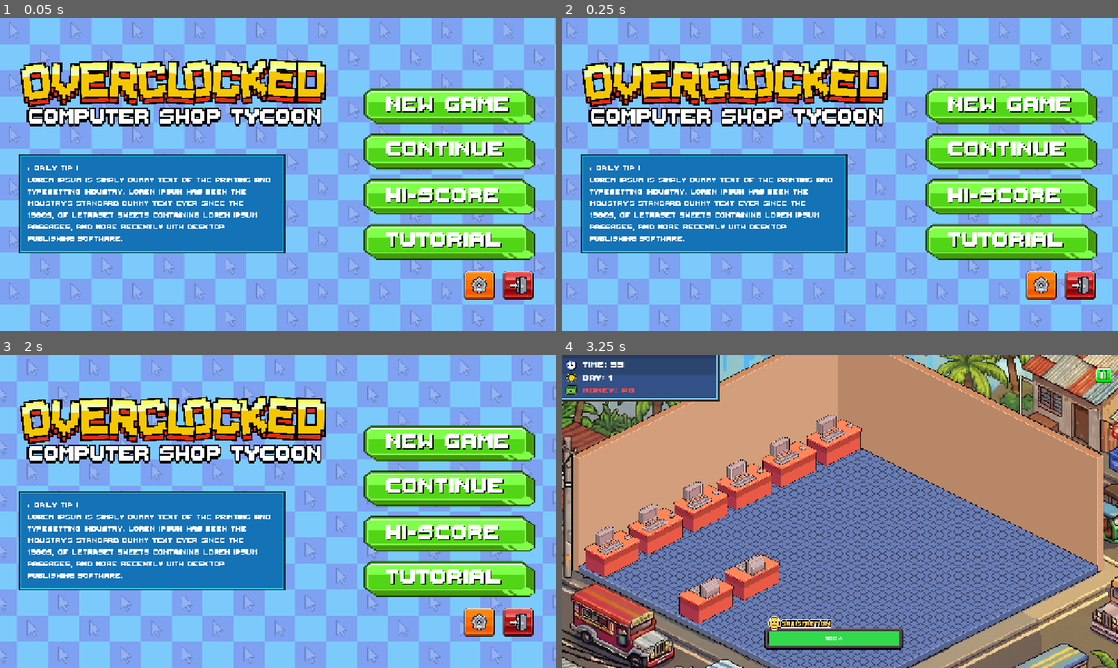
Above: before the commit, frames 1-4 (two rows, left to right).
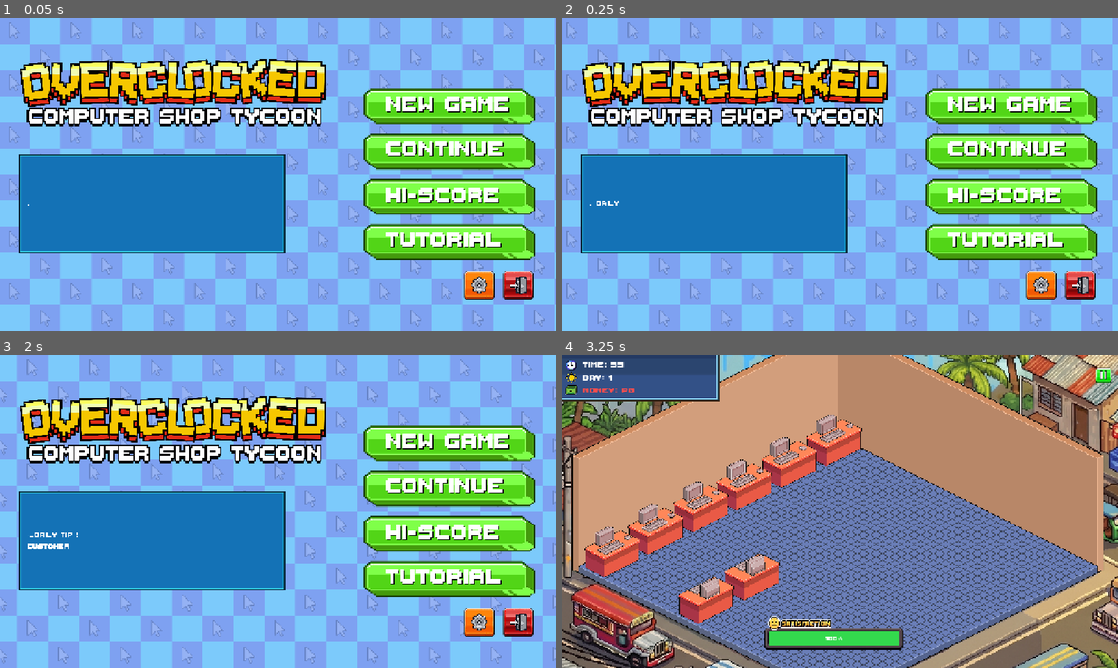
Above: after the commit, the same moments.

Repository: vinnyy-ph/gvd-project-overclocked
Game: Godot game, scene res://ui/main_menu_v2/MainMenuV2.tscn
Two runs of this game, one before a commit and one after it. Both use one fixed random seed, a clock stepped at 60 frames per second and the inputs below. Sound files missing from this copy of the repository are replaced by a short silence.
Inputs (mouse positions are in pixels of both pictures, inside the frame that each line leads up to):
- Up to frame 1 (0.05 s): no input
- Up to frame 2 (0.25 s): no input
- Up to frame 3 (2 s): click (478, 621) at 0.5 s; click "Back" at 1.25 s
- Up to frame 4 (3.25 s): click (1012, 442) at 2 s; click (834, 445) at 2.77 s

The runs differ from the first frame. In frame 1, 2.0% of the frame differs, in the area x 5-49%, y 47-72%; in frame 2, 2.0%; in frame 3, 2.2%; in frame 4, nothing differs.

Commit message:
Add profile selection UI, assets, and daily tips
Adds new UI and assets: imports PixelifySans font variants and several UI textures (return, guide, slot_container) with their .import metadata. Introduces a new ProfileSelection scene and script (profile_selection.tscn, profile_selection.gd, profile_selection.gd.uid) to display selectable save slots. Enhances main_menu_v2.gd by starting shop BGM and implementing a cycling "Daily Tip" system with a typewriter tween and timed display. Also removes an unused property (every_pc_unlocked) from shop_floor_scrollable.tscn.

Diff:
--- a/core/shop_floor/shop_floor_scrollable.tscn
+++ b/core/shop_floor/shop_floor_scrollable.tscn
@@ -69,7 +69,6 @@
 [sub_resource type="StyleBoxEmpty" id="StyleBoxEmpty_ghd6s"]
 
 [node name="ShopFloorScrollable" type="Node2D" unique_id=104881244]
-every_pc_unlocked = false
 script = ExtResource("1_q7epe")
 
 [node name="World" type="Node2D" parent="." unique_id=495853787]
--- a/ui/main_menu_v2/main_menu_v_2.gd
+++ b/ui/main_menu_v2/main_menu_v_2.gd
@@ -1,10 +1,66 @@
 extends Control
+
+@onready var daily_tip_label: Label = $DailyTip/MarginContainer/DailyTipText
+
+var tips: Array = [
+	"Customer satisfaction is the lifeblood of your business. Happy customers are more likely to accept higher repair costs and will frequently return with more lucrative projects. Always prioritize quality service to maintain a high reputation and ensure long-term profitability.",
+	"Keep a very close eye on your daily expenses. Rent and electricity bills are fixed costs that add up quickly regardless of how many customers you serve. Efficiently managing your time and resources is the only way to stay in the green and avoid a surprise bankruptcy.",
+	"Expanding your shop space is a critical long-term investment. While it costs a significant amount upfront, having more workbenches allows you to handle multiple customers simultaneously. Don't let your business stagnate—growth is necessary to handle the increasing complexity of modern tech.",
+	"Thermal paste might seem like a small detail, but it is absolutely essential for efficient heat transfer between the CPU and its cooler. Over time, old paste dries out and loses its effectiveness, leading to thermal throttling and eventual hardware failure. Always use high-quality compound!",
+	"Good cable management is about more than just aesthetics; it's a vital part of system maintenance. Tidy cables allow for unobstructed airflow throughout the chassis, which keeps internal temperatures low and extends the lifespan of every component inside the computer.",
+	"Malware is becoming increasingly sophisticated and can hide in system files or even the boot sector. When a customer reports 'slow performance' or 'weird pop-ups,' don't just delete a few files. Perform a comprehensive deep scan to ensure the entire system is truly clean and secure.",
+	"Data is often more valuable than the hardware it sits on. Always advise your customers on the importance of regular backups to external drives or cloud storage. A catastrophic hard drive failure is much easier to handle when you can simply restore a recent image rather than attempting recovery.",
+	"The BSOD (Blue Screen of Death) is a critical system error that indicates a serious problem with either your hardware or your drivers. To fix it, you'll need to analyze the stop code, check for recent changes, and systematically test your components to find the specific root cause of the instability.",
+	"Networking issues are frequently caused by simple physical layer failures. Before you start reconfiguring complex IP settings or resetting the router, always check for loose Ethernet cables, damaged ports, or local interference that might be disrupting the signal. Start simple, then move up.",
+	"Overclocking can provide a significant performance boost for free, but it also generates massive amounts of extra heat and can lead to system instability. Always monitor your temperatures closely and use stress-testing software to ensure your new clock speeds are stable under full load.",
+	"Static electricity is a silent killer of modern electronics. Even a small discharge that you can't feel can permanently damage the sensitive circuits on a motherboard or RAM stick. Always use an anti-static wrist strap or regularly ground yourself while working inside a computer.",
+	"Investing in CPU upgrades for your workshop will significantly increase your efficiency. Faster processors allow you to run diagnostic tools and repair scripts much more quickly, giving you precious extra seconds to handle multiple technical issues during a busy work day.",
+	"Upgrading to flat monitors in your shop does more than just modernize the look. High-quality displays are easier for customers to read and interact with, which significantly reduces the satisfaction penalty they feel when they have to wait for your attention during peak hours.",
+	"Premium graphics card upgrades for your demo units act as a magnet for high-paying enthusiasts. By showcasing what high-end hardware can do, you'll attract a more demanding but much wealthier clientele who are willing to pay top dollar for expert assembly and troubleshooting.",
+	"A messy or dusty motherboard is a major safety hazard. Dust is often conductive and can trap moisture, which eventually leads to short circuits and permanent hardware damage. Use compressed air and isopropyl alcohol to keep your customers' systems running clean and cool.",
+	"Never underestimate the importance of saving your progress. Whether you're working on a complex software fix or managing the shop's finances, unexpected power surges or system crashes can wipe out hours of hard work. Develop the habit of hitting that save button frequently!",
+	"Sometimes, what a customer calls a 'bug' is actually an undocumented feature or a misunderstanding of how the software works. Taking the time to educate your clients on their tools can prevent future support calls and build a stronger, more trusting professional relationship.",
+	"When you're faced with an incredibly complex technical problem that makes no sense, remember the golden rule of IT: have you tried turning it off and on again? A simple power cycle clears the RAM and resets the hardware state, often resolving bizarre glitches instantly.",
+	"Better hardware doesn't just mean faster computers; it means better tools for your shop. High-speed diagnostic kits, professional soldering stations, and advanced recovery software will all contribute to a faster turnaround time and a more professional service.",
+	"Focusing on high satisfaction levels is the most effective way to climb the global hi-score leaderboards. While money is important for upgrades, your overall reputation as a master technician is what truly defines your success in the competitive world of computer repair.",
+	"Solid State Drives (SSDs) are one of the most impactful upgrades you can offer a customer. Replacing an old mechanical hard drive with an SSD will make an entire system feel brand new, significantly reducing boot times and making applications launch almost instantly.",
+	"Proper ventilation is the key to a quiet computer. If a customer complains about loud fan noise, it's often because their system is overheating and the fans are spinning at maximum speed to compensate. Cleaning the heatsinks and improving intake will usually fix the noise issue.",
+	"When building a new PC, the Power Supply Unit (PSU) is the one component you should never cheap out on. A low-quality PSU can have unstable voltage rails and lack proper protection circuits, which means a single failure could potentially fry every other expensive component in the build.",
+	"RAM issues can be some of the hardest problems to diagnose because they often cause random, intermittent crashes. If a system is behaving unpredictably, run a dedicated memory stress test overnight to check for bad cells or timing errors that might be causing the instability.",
+	"Managing a busy shop floor requires excellent multitasking skills. Try to prioritize quick fixes like simple software updates or cable checks so you can clear up space for more complex, time-consuming hardware repairs that require your undivided attention.",
+	"Always keep your diagnostic software up to date. New hardware is released every month, and older tools might not properly recognize or test the latest CPUs and GPUs. Staying current with your software ensures you can provide accurate advice to every customer.",
+	"The 'click of death' coming from a hard drive is a sign of imminent mechanical failure. If you hear a repetitive clicking sound, stop using the drive immediately and prioritize data recovery. Every second the drive stays powered on increases the risk of permanent data loss.",
+	"A well-organized inventory will save you a massive amount of time during the day. Knowing exactly where your spare parts, cables, and tools are located means you can get straight to work on a repair instead of wasting valuable time searching through messy drawers.",
+	"Don't forget to take care of yourself too! Managing a high-pressure computer shop can be stressful. Take a moment between customers to stay organized and plan your next upgrade. A calm and prepared technician is a much more effective problem solver.",
+	"Word of mouth is a powerful tool in a local community. Providing a little bit of extra value—like cleaning a customer's keyboard for free—can lead to glowing recommendations and a steady stream of new business that you don't have to spend a cent on marketing for."
+]
+
+var current_tip_index: int = -1
 
 func _ready() -> void:
 	PauseMenu.pause_button.visible = false
+	AudioManager.play_bgm("shop")
+	_start_tip_cycle()
 
-func _process(delta: float) -> void:
-	pass
+func _start_tip_cycle() -> void:
+	while true:
+		_display_next_tip()
+		# Wait for the tip to be displayed and then for a reading interval
+		# The interval depends on the length of the tip
+		var tip_text = tips[current_tip_index]
+		var wait_time = 3.0 + (tip_text.length() * 0.05) # Base 3s + 0.05s per char
+		await get_tree().create_timer(wait_time).timeout
+
+func _display_next_tip() -> void:
+	current_tip_index = (current_tip_index + 1) % tips.size()
+	var tip_text = ">_Daily Tip !\n" + tips[current_tip_index]
+
+	daily_tip_label.text = tip_text
+	daily_tip_label.visible_ratio = 0.0
+
+	var duration = tip_text.length() * 0.03 # 0.03s per character for typewriter speed
+	var tween = create_tween()
+	tween.tween_property(daily_tip_label, "visible_ratio", 1.0, duration).set_trans(Tween.TRANS_LINEAR)
 
 func _on_continue_button_pressed() -> void:
 	if GameManager.load_game():
--- /dev/null
+++ b/ui/profile_selection/profile_selection.gd
@@ -0,0 +1,11 @@
+extends Control
+
+
+# Called when the node enters the scene tree for the first time.
+func _ready() -> void:
+	PauseMenu.pause_button.visible = false
+
+
+# Called every frame. 'delta' is the elapsed time since the previous frame.
+func _process(delta: float) -> void:
+	pass
--- /dev/null
+++ b/ui/profile_selection/profile_selection.tscn
@@ -0,0 +1,304 @@
+[gd_scene format=3 uid="uid://bchnhm331siaj"]
+
+[ext_resource type="Shader" uid="uid://bvlnophccpwe4" path="res://ui/main_menu_v2/MainMenuV2.gdshader" id="1_cramy"]
+[ext_resource type="Script" uid="uid://b1tkc44lgt4d" path="res://ui/profile_selection/profile_selection.gd" id="1_nfvkb"]
+[ext_resource type="Texture2D" uid="uid://hpkr7d6r1dyh" path="res://assets/images/main_menu/checkered_bg.png" id="2_6fn88"]
+[ext_resource type="FontFile" uid="uid://chbx10c0m00ge" path="res://assets/fonts/PixelifySans-VariableFont_wght.ttf" id="4_0bcho"]
+[ext_resource type="Texture2D" uid="uid://b8b23jdviklv7" path="res://assets/images/main_menu/settings.png" id="4_dq4ed"]
+[ext_resource type="Texture2D" uid="uid://b8eu4u3xpefqx" path="res://assets/images/main_menu/exit.png" id="5_b6bvm"]
+[ext_resource type="Texture2D" uid="uid://bp7jsf7a4wc4v" path="res://assets/images/main_menu/return.png" id="6_b6bvm"]
+[ext_resource type="Texture2D" uid="uid://dccrovri3ygvg" path="res://assets/images/profile_selection/slot_container.png" id="7_va10m"]
+[ext_resource type="FontFile" uid="uid://ysv7bka211fd" path="res://assets/fonts/ThaleahFat.ttf" id="8_0bcho"]
+
+[sub_resource type="ShaderMaterial" id="ShaderMaterial_wt7vs"]
+shader = ExtResource("1_cramy")
+shader_parameter/scroll_speed = Vector2(0.04, 0)
+
+[node name="ProfileSelection" type="Control" unique_id=1631714210]
+layout_mode = 3
+anchors_preset = 15
+anchor_right = 1.0
+anchor_bottom = 1.0
+grow_horizontal = 2
+grow_vertical = 2
+script = ExtResource("1_nfvkb")
+
+[node name="ParallaxCheckeredBG" type="TextureRect" parent="." unique_id=516828794]
+z_index = -1
+material = SubResource("ShaderMaterial_wt7vs")
+layout_mode = 1
+anchors_preset = 15
+anchor_right = 1.0
+anchor_bottom = 1.0
+grow_horizontal = 2
+grow_vertical = 2
+texture = ExtResource("2_6fn88")
+
+[node name="ProfileContainer" type="TextureButton" parent="." unique_id=1484759921]
+layout_mode = 0
+offset_left = 40.0
+offset_top = 136.0
+offset_right = 1240.0
+offset_bottom = 311.0
+texture_normal = ExtResource("7_va10m")
+
+[node name="ProfileNameLabel" type="Label" parent="ProfileContainer" unique_id=2128930615]
+layout_mode = 0
+offset_left = 39.0
+offset_top = 46.0
+offset_right = 272.0
+offset_bottom = 152.0
+theme_override_colors/font_shadow_color = Color(0, 0, 0, 1)
+theme_override_constants/shadow_offset_x = 3
+theme_override_constants/shadow_offset_y = 3
+theme_override_constants/shadow_outline_size = 1
+theme_override_fonts/font = ExtResource("4_0bcho")
+theme_override_font_sizes/font_size = 51
+text = "VINCENT"
+vertical_alignment = 1
+text_overrun_behavior = 1
+
+[node name="ProgressLabel" type="Label" parent="ProfileContainer" unique_id=1810939525]
+layout_mode = 0
+offset_left = 283.0
+offset_top = 46.0
+offset_right = 485.0
+offset_bottom = 152.0
+theme_override_colors/font_shadow_color = Color(0, 0, 0, 1)
+theme_override_constants/shadow_offset_x = 3
+theme_override_constants/shadow_offset_y = 3
+theme_override_constants/shadow_outline_size = 1
+theme_override_fonts/font = ExtResource("4_0bcho")
+theme_override_font_sizes/font_size = 51
+text = "DAY 1"
+vertical_alignment = 1
+text_overrun_behavior = 1
+
+[node name="MoneyLabel" type="Label" parent="ProfileContainer" unique_id=1350451339]
+layout_mode = 0
+offset_left = 497.0
+offset_top = 46.0
+offset_right = 717.0
+offset_bottom = 152.0
+theme_override_colors/font_shadow_color = Color(0, 0, 0, 1)
+theme_override_constants/shadow_offset_x = 3
+theme_override_constants/shadow_offset_y = 3
+theme_override_constants/shadow_outline_size = 1
+theme_override_fonts/font = ExtResource("4_0bcho")
+theme_override_font_sizes/font_size = 51
+text = "P10000"
+vertical_alignment = 1
+text_overrun_behavior = 1
+
+[node name="PCSlotsLabel" type="Label" parent="ProfileContainer" unique_id=32035822]
+layout_mode = 0
+offset_left = 726.0
+offset_top = 46.0
+offset_right = 1037.0
+offset_bottom = 152.0
+theme_override_colors/font_shadow_color = Color(0, 0, 0, 1)
+theme_override_constants/shadow_offset_x = 3
+theme_override_constants/shadow_offset_y = 3
+theme_override_constants/shadow_outline_size = 1
+theme_override_fonts/font = ExtResource("4_0bcho")
+theme_override_font_sizes/font_size = 51
+text = "6 UNITs"
+vertical_alignment = 1
+text_overrun_behavior = 1
+
+[node name="ProfileContainer2" type="TextureButton" parent="." unique_id=762433049]
+layout_mode = 0
+offset_left = 40.0
+offset_top = 321.0
+offset_right = 1240.0
+offset_bottom = 496.0
+texture_normal = ExtResource("7_va10m")
+
+[node name="ProfileNameLabel" type="Label" parent="ProfileContainer2" unique_id=483383362]
+layout_mode = 0
+offset_left = 39.0
+offset_top = 46.0
+offset_right = 272.0
+offset_bottom = 152.0
+theme_override_colors/font_shadow_color = Color(0, 0, 0, 1)
+theme_override_constants/shadow_offset_x = 3
+theme_override_constants/shadow_offset_y = 3
+theme_override_constants/shadow_outline_size = 1
+theme_override_fonts/font = ExtResource("4_0bcho")
+theme_override_font_sizes/font_size = 51
+text = "VINCENT"
+vertical_alignment = 1
+text_overrun_behavior = 1
+
+[node name="ProgressLabel" type="Label" parent="ProfileContainer2" unique_id=774469055]
+layout_mode = 0
+offset_left = 283.0
+offset_top = 46.0
+offset_right = 485.0
+offset_bottom = 152.0
+theme_override_colors/font_shadow_color = Color(0, 0, 0, 1)
+theme_override_constants/shadow_offset_x = 3
+theme_override_constants/shadow_offset_y = 3
+theme_override_constants/shadow_outline_size = 1
+theme_override_fonts/font = ExtResource("4_0bcho")
+theme_override_font_sizes/font_size = 51
+text = "DAY 1"
+vertical_alignment = 1
+text_overrun_behavior = 1
+
+[node name="MoneyLabel" type="Label" parent="ProfileContainer2" unique_id=1643143568]
+layout_mode = 0
+offset_left = 497.0
+offset_top = 46.0
+offset_right = 717.0
+offset_bottom = 152.0
+theme_override_colors/font_shadow_color = Color(0, 0, 0, 1)
+theme_override_constants/shadow_offset_x = 3
+theme_override_constants/shadow_offset_y = 3
+theme_override_constants/shadow_outline_size = 1
+theme_override_fonts/font = ExtResource("4_0bcho")
+theme_override_font_sizes/font_size = 51
+text = "P10000"
+vertical_alignment = 1
+text_overrun_behavior = 1
+
+[node name="PCSlotsLabel" type="Label" parent="ProfileContainer2" unique_id=2000266233]
+layout_mode = 0
+offset_left = 726.0
+offset_top = 46.0
+offset_right = 1037.0
+offset_bottom = 152.0
+theme_override_colors/font_shadow_color = Color(0, 0, 0, 1)
+theme_override_constants/shadow_offset_x = 3
+theme_override_constants/shadow_offset_y = 3
+theme_override_constants/shadow_outline_size = 1
+theme_override_fonts/font = ExtResource("4_0bcho")
+theme_override_font_sizes/font_size = 51
+text = "6 UNITs"
+vertical_alignment = 1
+text_overrun_behavior = 1
+
+[node name="ProfileContainer3" type="TextureButton" parent="." unique_id=176008057]
+layout_mode = 0
+offset_left = 40.0
+offset_top = 506.0
+offset_right = 1240.0
+offset_bottom = 681.0
+texture_normal = ExtResource("7_va10m")
+
+[node name="ProfileNameLabel" type="Label" parent="ProfileContainer3" unique_id=1449856764]
+layout_mode = 0
+offset_left = 39.0
+offset_top = 46.0
+offset_right = 272.0
+offset_bottom = 152.0
+theme_override_colors/font_shadow_color = Color(0, 0, 0, 1)
+theme_override_constants/shadow_offset_x = 3
+theme_override_constants/shadow_offset_y = 3
+theme_override_constants/shadow_outline_size = 1
+theme_override_fonts/font = ExtResource("4_0bcho")
+theme_override_font_sizes/font_size = 51
+text = "VINCENT"
+vertical_alignment = 1
+text_overrun_behavior = 1
+
+[node name="ProgressLabel" type="Label" parent="ProfileContainer3" unique_id=640426643]
+layout_mode = 0
+offset_left = 283.0
+offset_top = 46.0
+offset_right = 485.0
+offset_bottom = 152.0
+theme_override_colors/font_shadow_color = Color(0, 0, 0, 1)
+theme_override_constants/shadow_offset_x = 3
+theme_override_constants/shadow_offset_y = 3
+theme_override_constants/shadow_outline_size = 1
+theme_override_fonts/font = ExtResource("4_0bcho")
+theme_override_font_sizes/font_size = 51
+text = "DAY 1"
+vertical_alignment = 1
+text_overrun_behavior = 1
+
+[node name="MoneyLabel" type="Label" parent="ProfileContainer3" unique_id=230051921]
+layout_mode = 0
+offset_left = 497.0
+offset_top = 46.0
+offset_right = 717.0
+offset_bottom = 152.0
+theme_override_colors/font_shadow_color = Color(0, 0, 0, 1)
+theme_override_constants/shadow_offset_x = 3
+theme_override_constants/shadow_offset_y = 3
+theme_override_constants/shadow_outline_size = 1
+theme_override_fonts/font = ExtResource("4_0bcho")
+theme_override_font_sizes/font_size = 51
+text = "P10000"
+vertical_alignment = 1
+text_overrun_behavior = 1
+
+[node name="PCSlotsLabel" type="Label" parent="ProfileContainer3" unique_id=57640595]
+layout_mode = 0
+offset_left = 726.0
+offset_top = 46.0
+offset_right = 1037.0
+offset_bottom = 152.0
+theme_override_colors/font_shadow_color = Color(0, 0, 0, 1)
+theme_override_constants/shadow_offset_x = 3
+theme_override_constants/shadow_offset_y = 3
+theme_override_constants/shadow_outline_size = 1
+theme_override_fonts/font = ExtResource("4_0bcho")
+theme_override_font_sizes/font_size = 51
+text = "6 UNITs"
+vertical_alignment = 1
+text_overrun_behavior = 1
+
+[node name="SettingsButton" type="TextureButton" parent="." unique_id=714176946]
+custom_minimum_size = Vector2(71, 68)
+layout_mode = 0
+offset_left = 1075.0
+offset_top = 50.0
+offset_right = 1146.0
+offset_bottom = 118.0
+size_flags_horizontal = 4
+size_flags_vertical = 4
+texture_normal = ExtResource("4_dq4ed")
+ignore_texture_size = true
+stretch_mode = 5
+
+[node name="ExitButton" type="TextureButton" parent="." unique_id=1836783226]
+custom_minimum_size = Vector2(71, 68)
+layout_mode = 0
+offset_left = 1168.0
+offset_top = 50.0
+offset_right = 1239.0
+offset_bottom = 118.0
+size_flags_horizontal = 4
+size_flags_vertical = 4
+texture_normal = ExtResource("5_b6bvm")
+ignore_texture_size = true
+stretch_mode = 5
+
+[node name="ReturnButton" type="TextureButton" parent="." unique_id=2141282497]
+custom_minimum_size = Vector2(71, 68)
+layout_mode = 0
+offset_left = 40.0
+offset_top = 50.0
+offset_right = 111.0
+offset_bottom = 118.0
+size_flags_horizontal = 4
+size_flags_vertical = 4
+texture_normal = ExtResource("6_b6bvm")
+ignore_texture_size = true
+stretch_mode = 5
+
+[node name="SelectProfileLabel" type="Label" parent="." unique_id=899084594]
+layout_mode = 0
+offset_left = 130.0
+offset_top = 29.0
+offset_right = 941.0
+offset_bottom = 145.0
+theme_override_colors/font_shadow_color = Color(0, 0, 0, 1)
+theme_override_constants/shadow_offset_x = 3
+theme_override_constants/shadow_offset_y = 3
+theme_override_constants/shadow_outline_size = 1
+theme_override_fonts/font = ExtResource("8_0bcho")
+theme_override_font_sizes/font_size = 126
+text = "Select Profile"
Binary file added: assets/fonts/PixelifySans-Bold.ttf
Not shown, added: assets/fonts/PixelifySans-Bold.ttf.import
Binary file added: assets/fonts/PixelifySans-Medium.ttf
Not shown, added: assets/fonts/PixelifySans-Medium.ttf.import
Binary file added: assets/fonts/PixelifySans-Regular.ttf
Not shown, added: assets/fonts/PixelifySans-Regular.ttf.import
Binary file added: assets/fonts/PixelifySans-SemiBold.ttf
Not shown, added: assets/fonts/PixelifySans-SemiBold.ttf.import
Binary file added: assets/fonts/PixelifySans-VariableFont_wght.ttf
Not shown, added: assets/fonts/PixelifySans-VariableFont_wght.ttf.import
Binary file added: assets/images/main_menu/return.png
Not shown, added: assets/images/main_menu/return.png.import
(and 5 more such lines)
